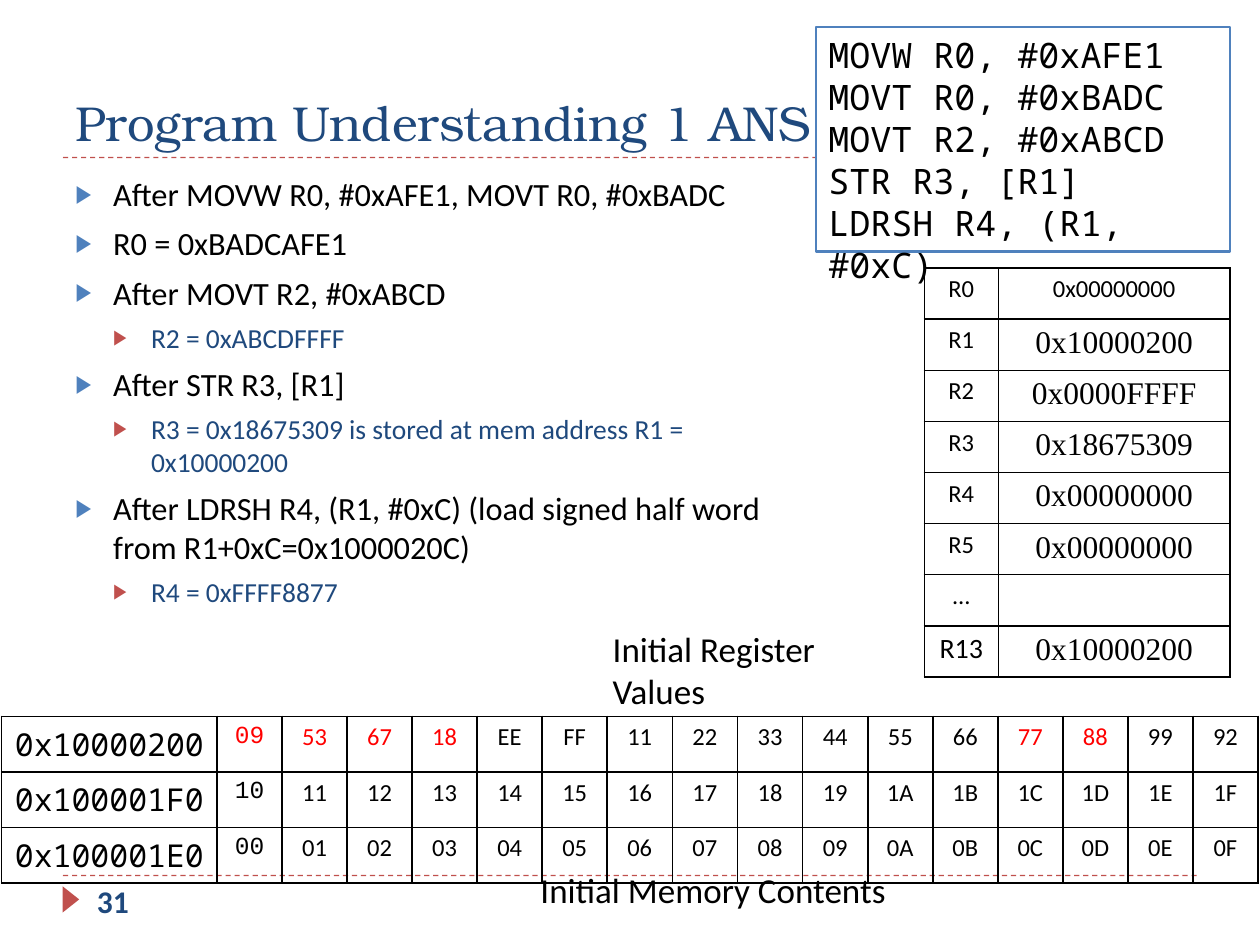
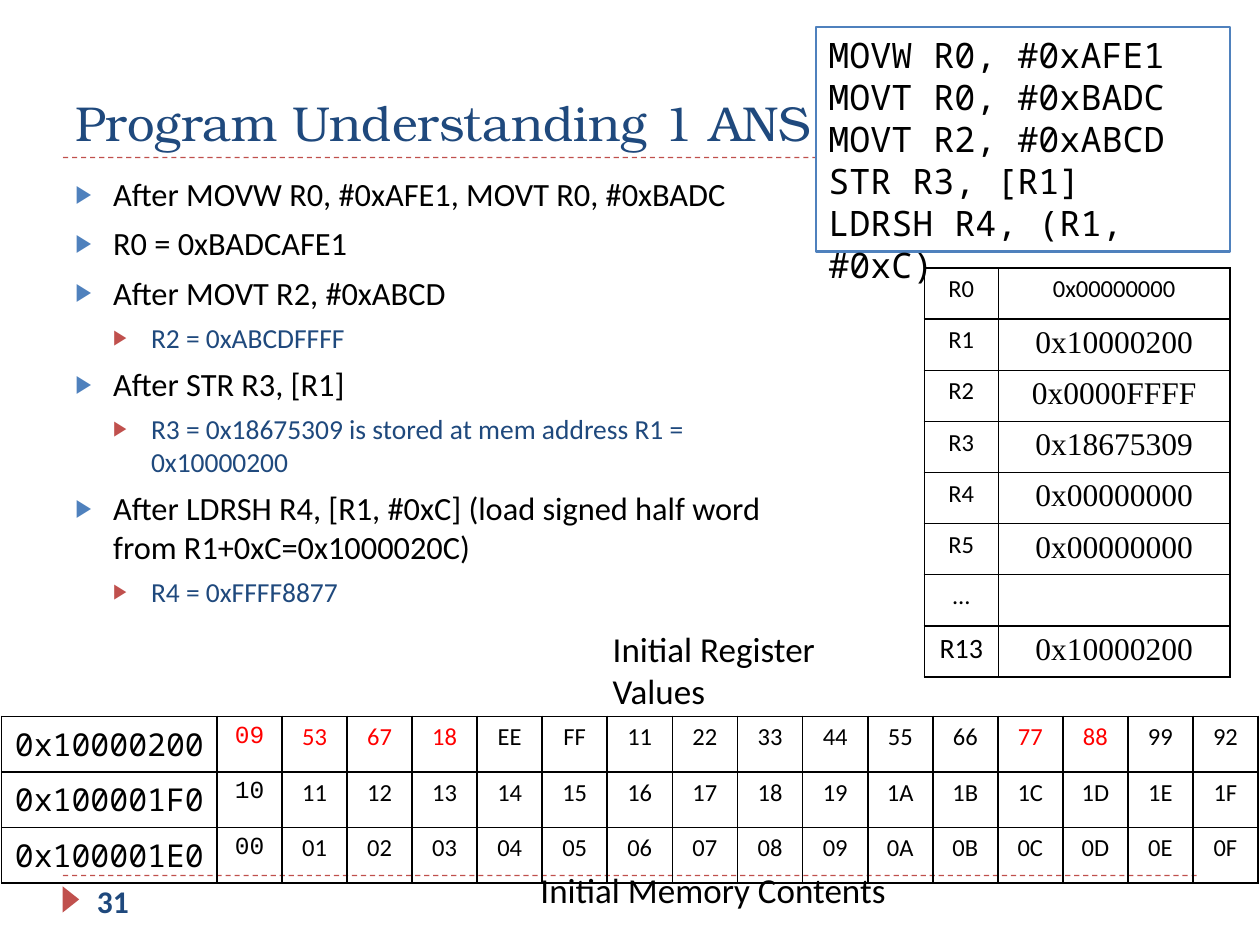
Before and after one commit to guhofstra/CSC111Fa25, a slide deck: slide 31 of PPTs/Ch5_ARM_Load_Store_Exercises_ANS.pptx. Drawn at 1260x945 pixels with LibreOffice and Linux fonts; fonts in the diff are those of the drawing. Boxes give left, top, right and bottom in pixels: in the first picture for what was removed or moved away, otherwise in the second. Text is boxed around its words. In the diff, an @@ line names an element or a change of style, - is before the commit and + after.

```diff
--- a/PPTs/Ch5_ARM_Load_Store_Exercises_ANS.pptx
+++ b/PPTs/Ch5_ARM_Load_Store_Exercises_ANS.pptx
@@ text at (x1=113, y1=496, x2=760, y2=564): text changed @@
-▶ After LDRSH R4, (R1, #0xC) (load signed half word from R1+0xC=0x1000020C)
+▶ After LDRSH R4, [R1, #0xC] (load signed half word from R1+0xC=0x1000020C)
```
Also in this commit, not shown: 5 other slides changed, 1 slide added, 3 other files.
